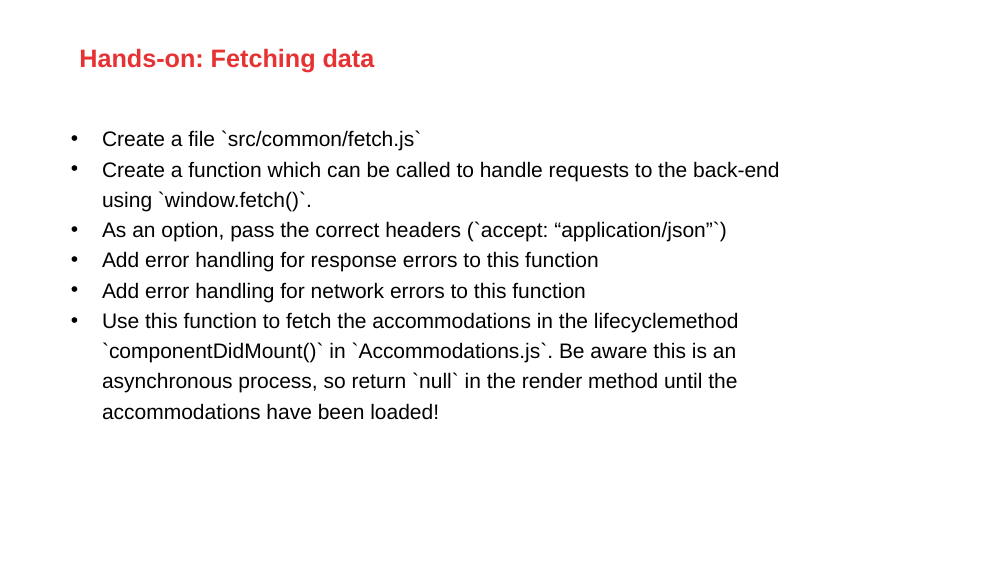
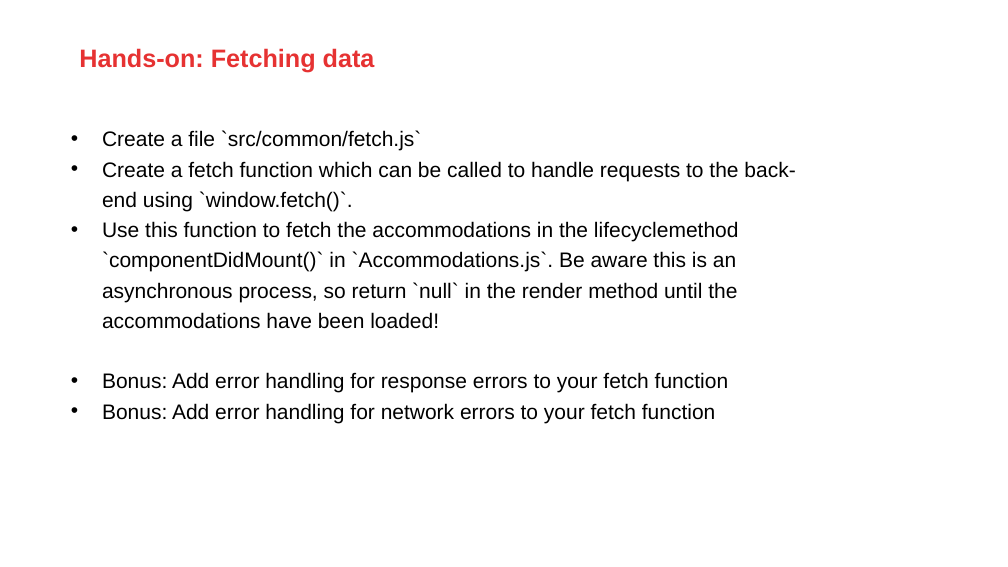
Before and after one commit to AMIS-Services/react-series, a slide deck: slide 9 of sig2/slides/SIG react 2.pptx. Drawn at 1008x567 pixels with LibreOffice and Linux fonts; fonts in the diff are those of the drawing; background and template pictures are left out. Boxes give left, top, right and bottom in pixels: in the first picture for what was removed or moved away, otherwise in the second. Text is boxed around its words. In the diff, an @@ line names an element or a change of style, - is before the commit and + after.

Commit message:
add cors to koa, add error handling to fetch

```diff
--- a/sig2/slides/SIG react 2.pptx
+++ b/sig2/slides/SIG react 2.pptx
@@ text at [102, 161, 795, 211]: text changed @@
-• Create a function which can be called to handle requests to the back-end using `window.fetch()`.
-• As an option, pass the correct headers (`accept: “application/json”`)
-• Add error handling for response errors to this function
-• Add error handling for network errors to this function
+• Create a fetch function which can be called to handle requests to the back-end using `window.fetch()`.
@@ text at [102, 372, 728, 423]: paragraphs added @@
+• Bonus: Add error handling for response errors to your fetch function
+• Bonus: Add error handling for network errors to your fetch function
```
Also in this commit, not shown: 8 other files.
